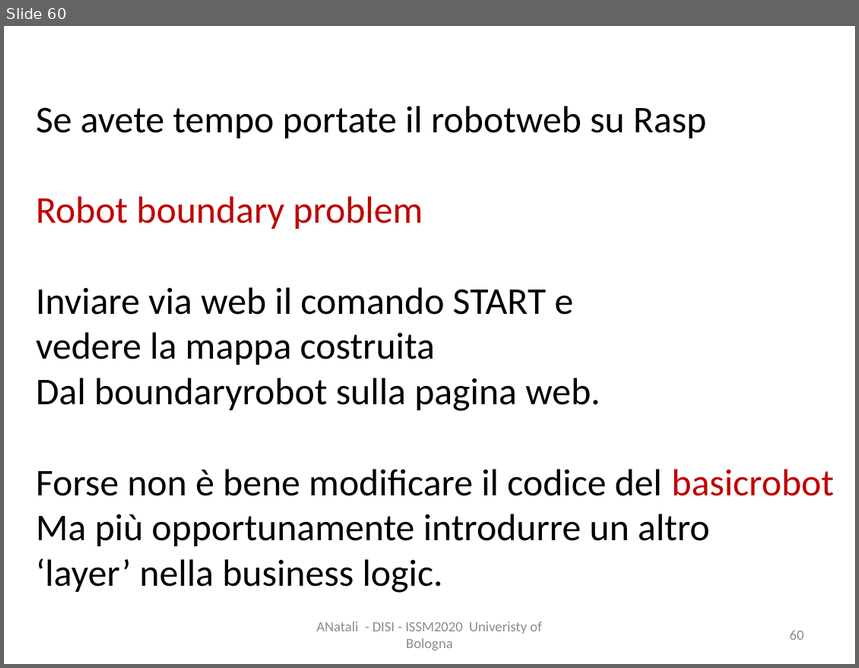
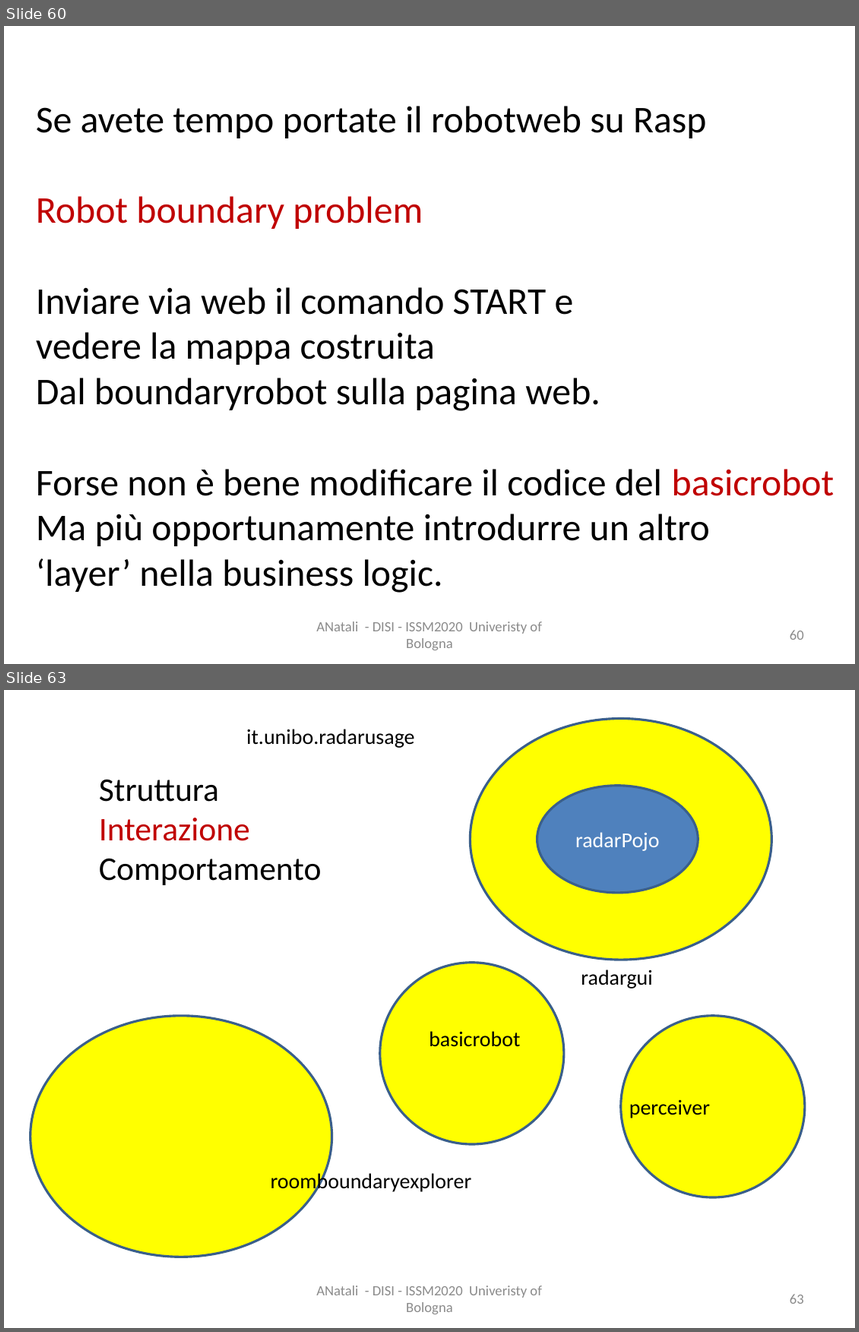
Before and after one commit to anatali/iss2020LabBo, a slide deck: it.unibo.issLabStart/userDocs/ISSM2020Figs.pptx. Shown one above the other, each under a label of ours: slide 60 before the commit, slides 60 and 63 after it; the slides between them are not shown. The pictures are 859x668 and 859x1332 pixels, drawn with LibreOffice and Linux fonts; fonts in the diff are those of the drawing. Boxes give left, top, right and bottom in pixels: in the first picture for what was removed or moved away, otherwise in the second. Text is boxed around its words. In the diff, an @@ line names an element or a change of style, - is before the commit and + after.

```diff
--- a/it.unibo.issLabStart/userDocs/ISSM2020Figs.pptx
+++ b/it.unibo.issLabStart/userDocs/ISSM2020Figs.pptx
@@ slide 63 added at (4,690,855,1328), background #FFFFFF @@
@@ text added at (246,729,414,748), 18 pt, text #000000 @@
+it.unibo.radarusage
@@ ellipse added at (471,719,772,960), fill #FFFF00, outline #3A5F8C 2 pt @@
@@ text added at (99,779,322,885), 28 pt, text #000000 @@
+Struttura
+Interazione
+Comportamento
@@ ellipse added at (537,785,698,893), fill #4F81BD, outline #3A5F8C 2 pt, 18 pt, text #FFFFFF @@
+radarPojo
@@ ellipse added at (380,962,564,1144), fill #FFFF00, outline #3A5F8C 2 pt @@
@@ text added at (581,970,652,989), 18 pt, text #000000 @@
+radargui
@@ ellipse added at (31,1016,332,1257), fill #FFFF00, outline #3A5F8C 2 pt @@
@@ text added at (429,1031,520,1047), 18 pt, text #000000 @@
+basicrobot
@@ ellipse added at (621,1016,805,1198), fill #FFFF00, outline #3A5F8C 2 pt @@
@@ text added at (629,1100,710,1119), 18 pt, text #000000 @@
+perceiver
@@ text added at (271,1171,472,1194), 18 pt, text #000000 @@
+roomboundaryexplorer
@@ text added at (316,1286,542,1315), 12 pt, text #8C8C8C @@
+ANatali - DISI - ISSM2020 Univeristy of Bologna
@@ page number added at (790,1294,804,1304), 12 pt, text #8C8C8C @@
+63
```
Also in this commit, not shown: 2 other slides added, 52 other files.
